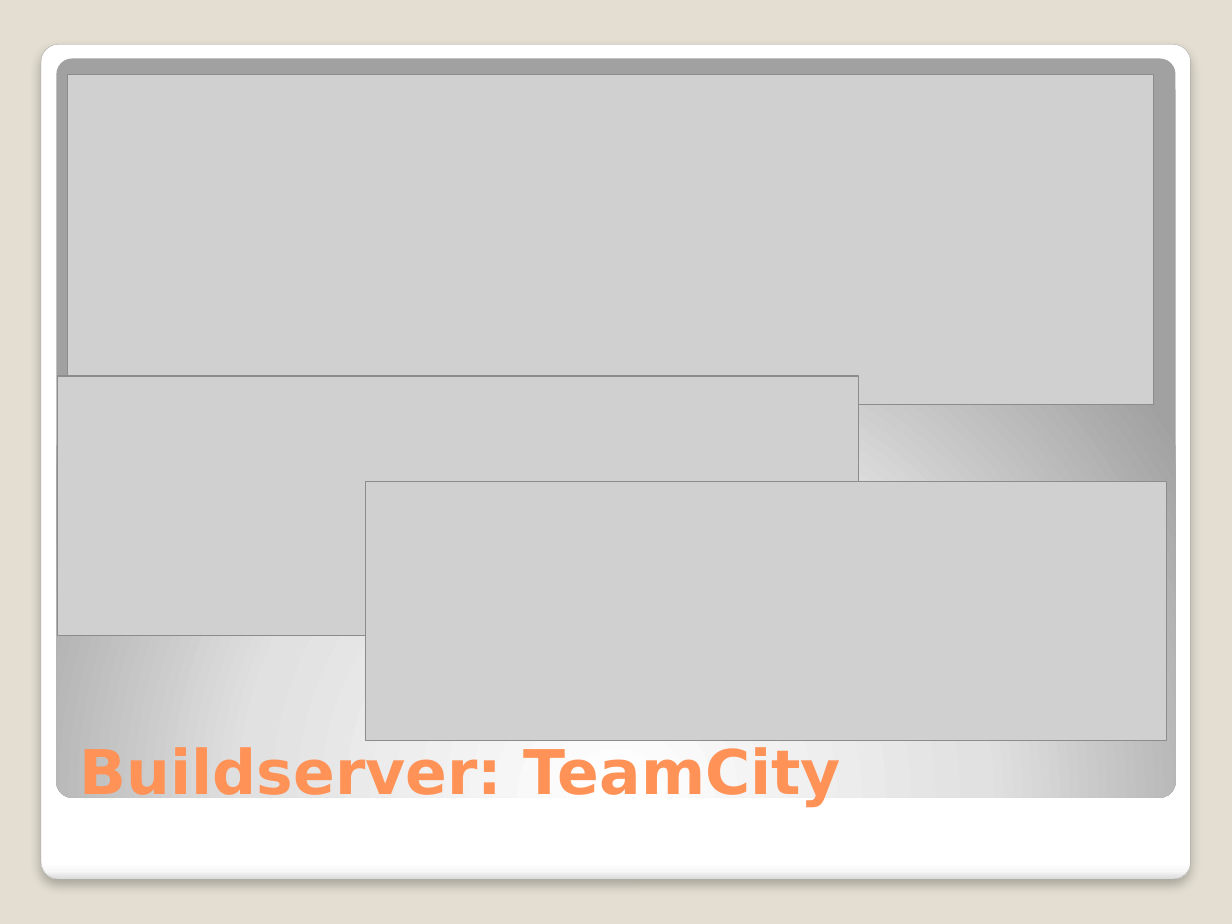
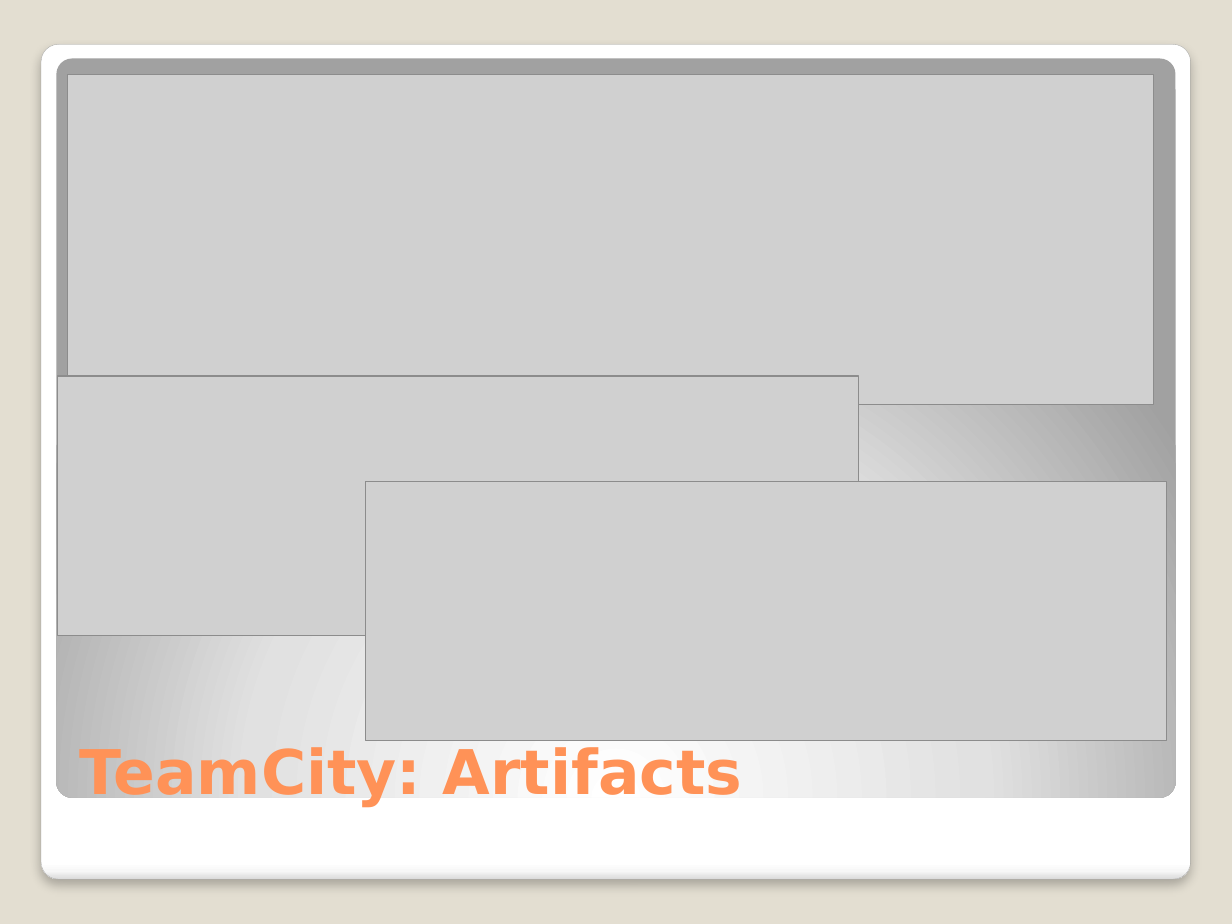
Before and after one commit to michelgrootjans/dkvlessonslearned, a slide deck: slide 39 of slides/Technical Session/Lessons learned.pptx. Drawn at 1232x924 pixels with LibreOffice and Linux fonts; fonts in the diff are those of the drawing; grey boxes stand for pictures. Boxes give left, top, right and bottom in pixels: in the first picture for what was removed or moved away, otherwise in the second. Text is boxed around its words. In the diff, an @@ line names an element or a change of style, - is before the commit and + after.

```diff
--- a/slides/Technical Session/Lessons learned.pptx
+++ b/slides/Technical Session/Lessons learned.pptx
@@ title at bbox=[80, 745, 742, 807]: text changed @@
-Buildserver: TeamCity
+TeamCity: Artifacts
```
Also in this commit, not shown: 6 other slides changed.
